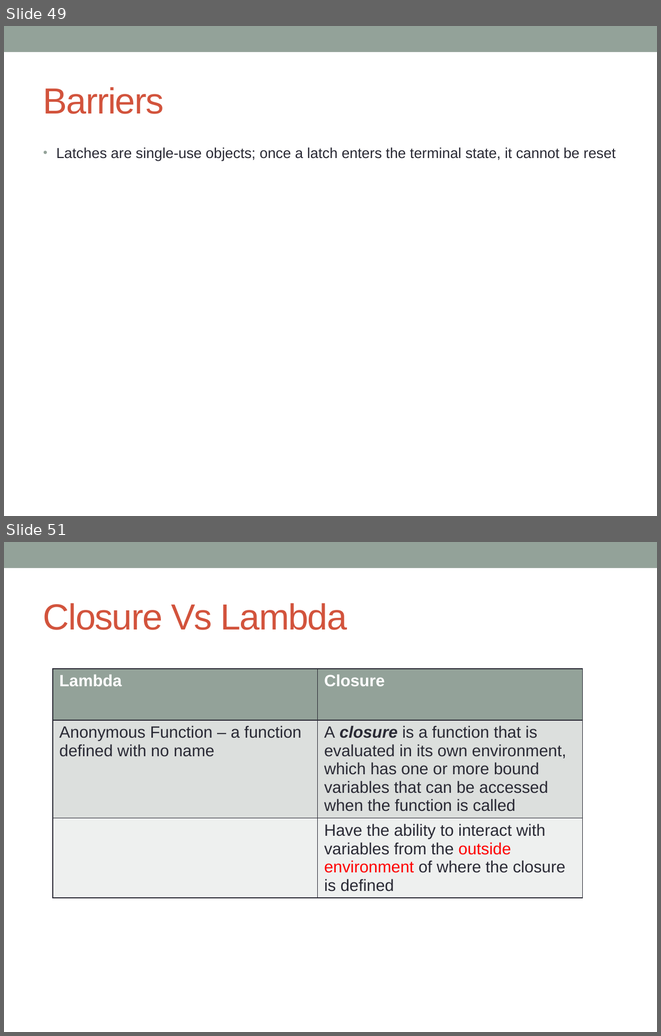
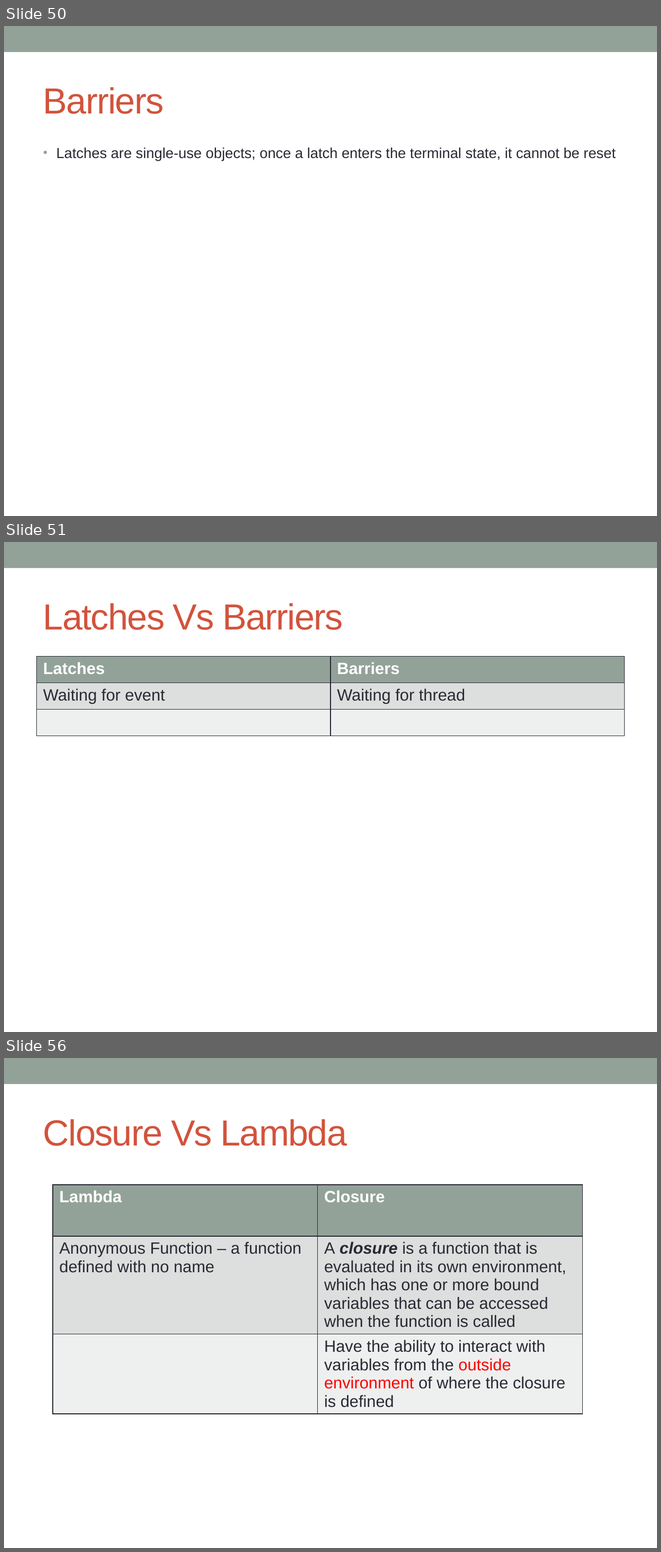
Before and after one commit to notionquest/ProjectDocumentation, a slide deck: MultiThreading.pptx. Shown one above the other, each under a label of ours: slides 49 and 51 before the commit, slides 50, 51 and 56 after it; the slides between them are not shown. The pictures are 661x1036 and 661x1552 pixels, drawn with LibreOffice and Linux fonts; fonts in the diff are those of the drawing. Boxes give left, top, right and bottom in pixels: in the first picture for what was removed or moved away, otherwise in the second. Text is boxed around its words. In the diff, an @@ line names an element or a change of style, - is before the commit and + after.

```diff
--- a/MultiThreading.pptx
+++ b/MultiThreading.pptx
@@ slide 51 added at [4,542,657,1032], background #FFFFFF; not listed: 1 template element that a slide beside it also shows @@
@@ title added at [43,603,343,630], 40 pt, text #D2533C @@
+Latches Vs Barriers
@@ table added at [37,656,624,736], 3 rows, 2 columns @@
+Latches | Barriers
+Waiting for event | Waiting for thread
+ | 
@@ what was slide 49 is now slide 50 @@
@@ what was slide 51 is now slide 56 @@
```
Also in this commit, not shown: 6 slides changed, 5 other slides added.
